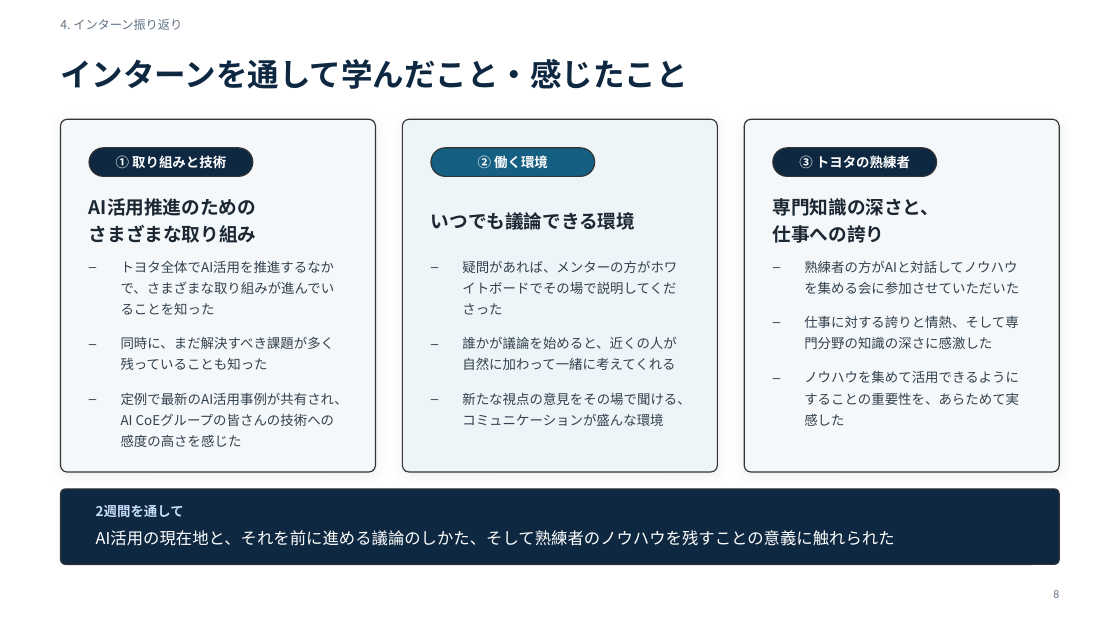
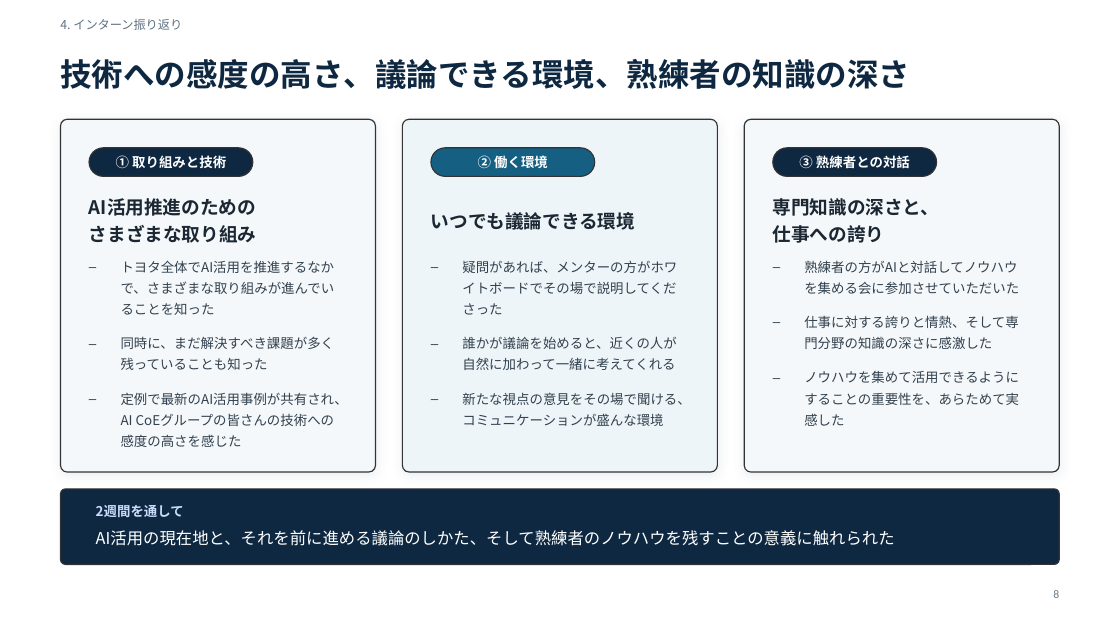
Before and after one commit to fumin0ri/structuring, a slide deck: slide 8 of インターン成果報告.pptx. Drawn at 1120x630 pixels with LibreOffice and Linux fonts; fonts in the diff are those of the drawing. Boxes give left, top, right and bottom in pixels: in the first picture for what was removed or moved away, otherwise in the second. Text is boxed around its words. In the diff, an @@ line names an element or a change of style, - is before the commit and + after.

```diff
--- a/インターン成果報告.pptx
+++ b/インターン成果報告.pptx
@@ text at [60, 59, 910, 89]: text changed @@
-インターンを通して学んだこと・感じたこと
+技術への感度の高さ、議論できる環境、熟練者の知識の深さ
@@ text at [799, 155, 910, 169]: text changed @@
-③ トヨタの熟練者
+③ 熟練者との対話
```
Also in this commit, not shown: 1 other slide changed.
